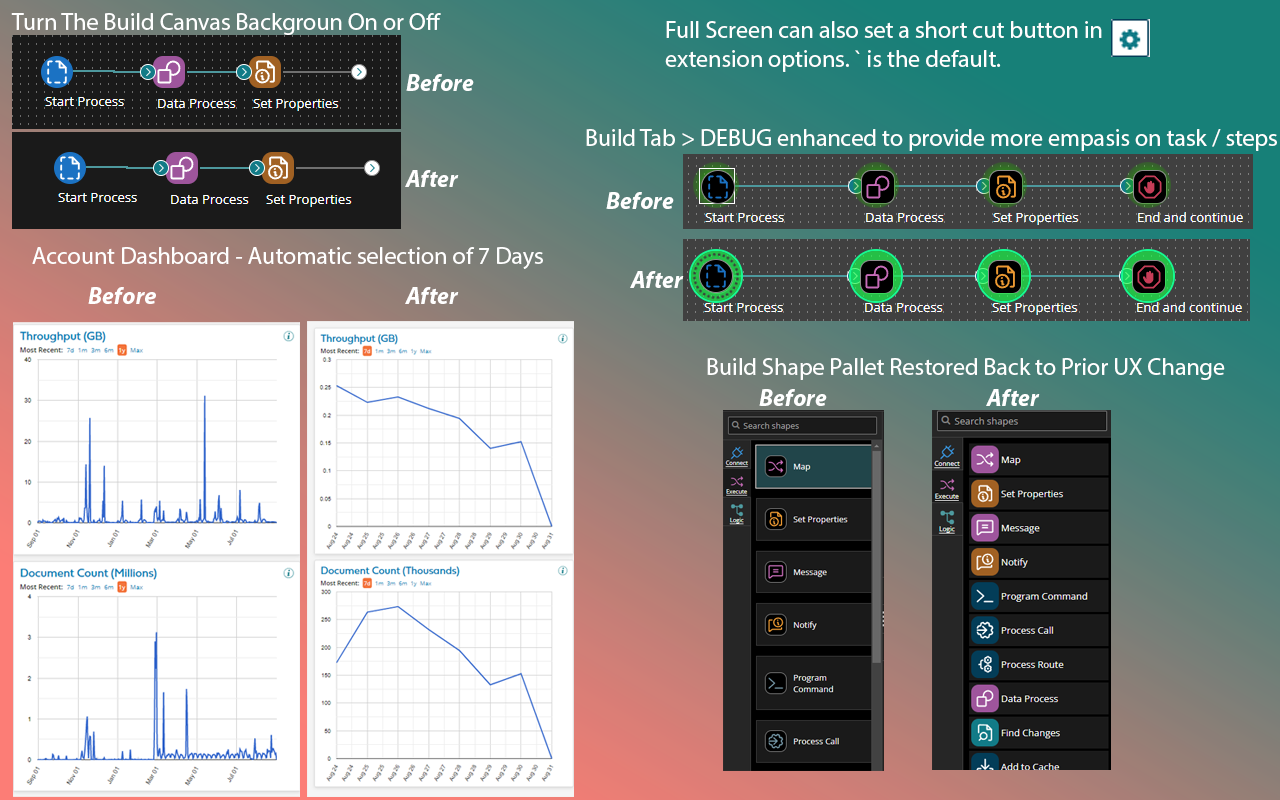
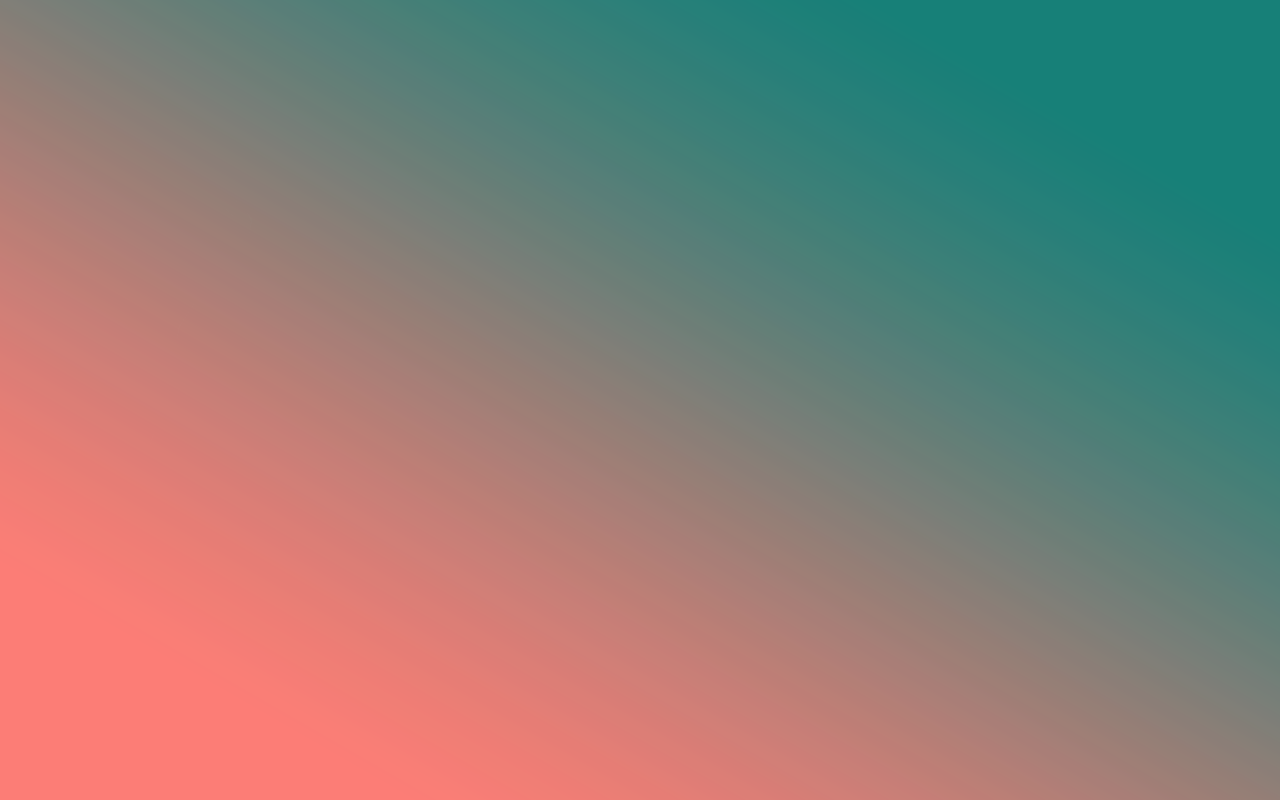
Layers edited between the first and the second w=1280, h=800 image:
removed layer "After copy" (1st of 2) over [left=405, top=287, right=459, bottom=304]
removed layer "Before copy" (1st of 2) over [left=88, top=287, right=156, bottom=304]
removed layer "Layer 6" over [left=307, top=321, right=574, bottom=797]
removed layer "Layer 7" over [left=13, top=322, right=300, bottom=797]
removed layer "Account Dashboard - Automatic selection of 7 Days" over [left=32, top=247, right=543, bottom=269]
removed layer "After" (1st of 2) over [left=630, top=271, right=684, bottom=288]
removed layer "Before" (1st of 2) over [left=606, top=192, right=674, bottom=209]
removed layer "Layer 16" over [left=683, top=239, right=1250, bottom=321]
removed layer "Layer 15" over [left=683, top=154, right=1253, bottom=229]
removed layer "Build Tab > DEBUG enhanced to provide more empasis on task / st" over [left=586, top=129, right=1277, bottom=151]
removed layer "Full Screen can also set a short cut button in extension option" over [left=665, top=21, right=1102, bottom=72]
removed layer "Layer 14" over [left=1111, top=19, right=1150, bottom=57]
removed layer "After copy" (2nd of 2) over [left=986, top=389, right=1040, bottom=406]
removed layer "Before copy" (2nd of 2) over [left=759, top=389, right=827, bottom=406]
removed layer "Build Shape Pallet Restored Back to Prior UX Change" over [left=707, top=358, right=1225, bottom=380]
removed layer "Layer 13" over [left=723, top=410, right=884, bottom=771]
removed layer "Layer 12" over [left=932, top=410, right=1111, bottom=770]
removed layer "After" (2nd of 2) over [left=405, top=170, right=459, bottom=187]
removed layer "Before" (2nd of 2) over [left=406, top=74, right=474, bottom=91]
removed layer "Turn The Build Canvas Backgroun On or Off" over [left=11, top=13, right=441, bottom=35]
removed layer "Layer 11" over [left=12, top=35, right=401, bottom=129]
removed layer "Layer 10" over [left=12, top=132, right=401, bottom=229]
